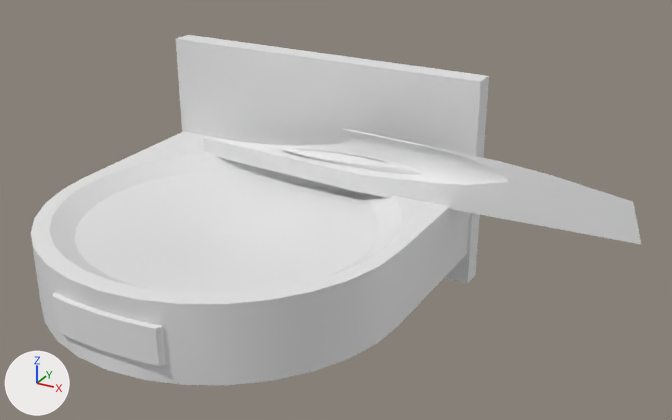
One commit to the FBX model Assets/Blender ohne Texture/Fountain.fbx: the scene before it, then after it.
One viewpoint serves both versions: a camera (50 mm lens) standing at (0.827, -1.138, 0.677) and looking at (0.181, 0.036, 0.09). The lights are fixed; the arrows at lower left show +X, +Y and +Z. The picture after the commit comes second. Where no turn or scale is listed for an object, it has been applied to the vertices.
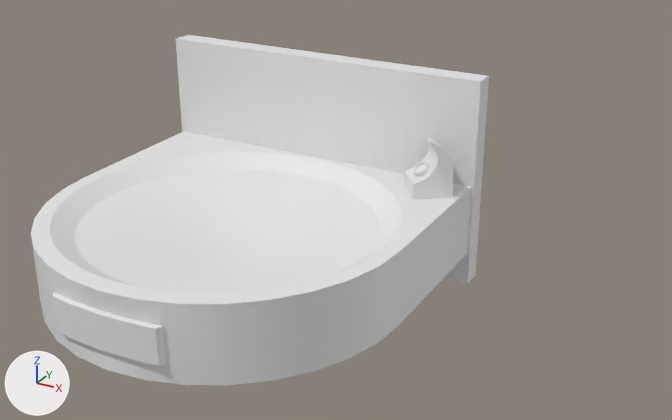
Where the newer file only moved an object's origin or applied its transform, the numbers keep the older frame.

The change, as a diff of the scene's bpy script:
```diff
--- a/Assets/Blender ohne Texture/Fountain.fbx.py
+++ b/Assets/Blender ohne Texture/Fountain.fbx.py
@@ me_plane_001 @@
 # used by ob_plane; location = (0.243, 0.211, 0.091)
-me_plane_001.from_pydata(...)  # 156 vertices, 116 faces; spans x -0.445..0.374, y -0.027..0.024, z -0.032..0.068
+me_plane_001.from_pydata(...)  # 156 vertices, 116 faces; spans x -0.037..0.057, y -0.022..0.067, z -0.032..0.067
+# me_plane_001 part 1: the loose piece of 28 vertices spanning x -0.445..0.374, y -0.027..0.024, z -0.032..0.068 is scaled about its middle by (0.114, 1.74, 0.993), then moved by (0.045, 0.024, 0.0)
+# me_plane_001 part 2: the loose piece of 128 vertices spanning x -0.271..0.026, y -0.016..0.003, z 0.003..0.027 is scaled about its middle by (0.114, 1.74, 0.993), then moved by (0.122, 0.021, 0.0)
 me_plane_001.materials.append(mat_brushed_used_metal_silver)
```

Location of each change, (x1, y1, x2, y2) in pixels of the pictures (672 x 420 px; the box of a moved part takes in the faces that stretch with it):
'Plane', reshaped (89% narrower, 45% shorter)
    before: (204, 129, 641, 244)
    after: (404, 137, 453, 200)
part 1 of me_plane_001, moved or reshaped
    before: (214, 129, 641, 244)
    after: (405, 137, 453, 200)
part 2 of me_plane_001, moved or reshaped
    before: (280, 146, 423, 175)
    after: (413, 161, 430, 176)
